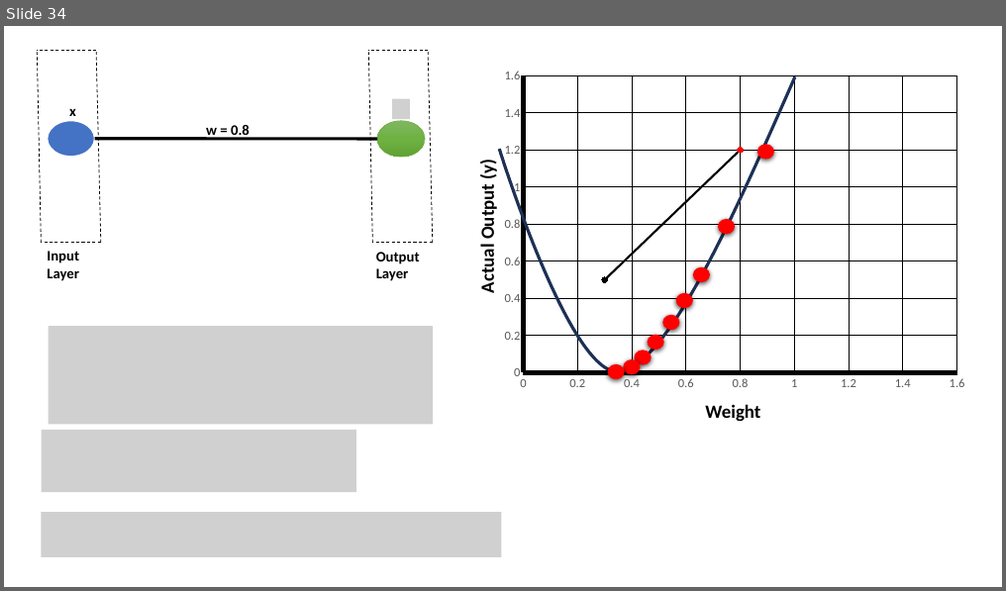
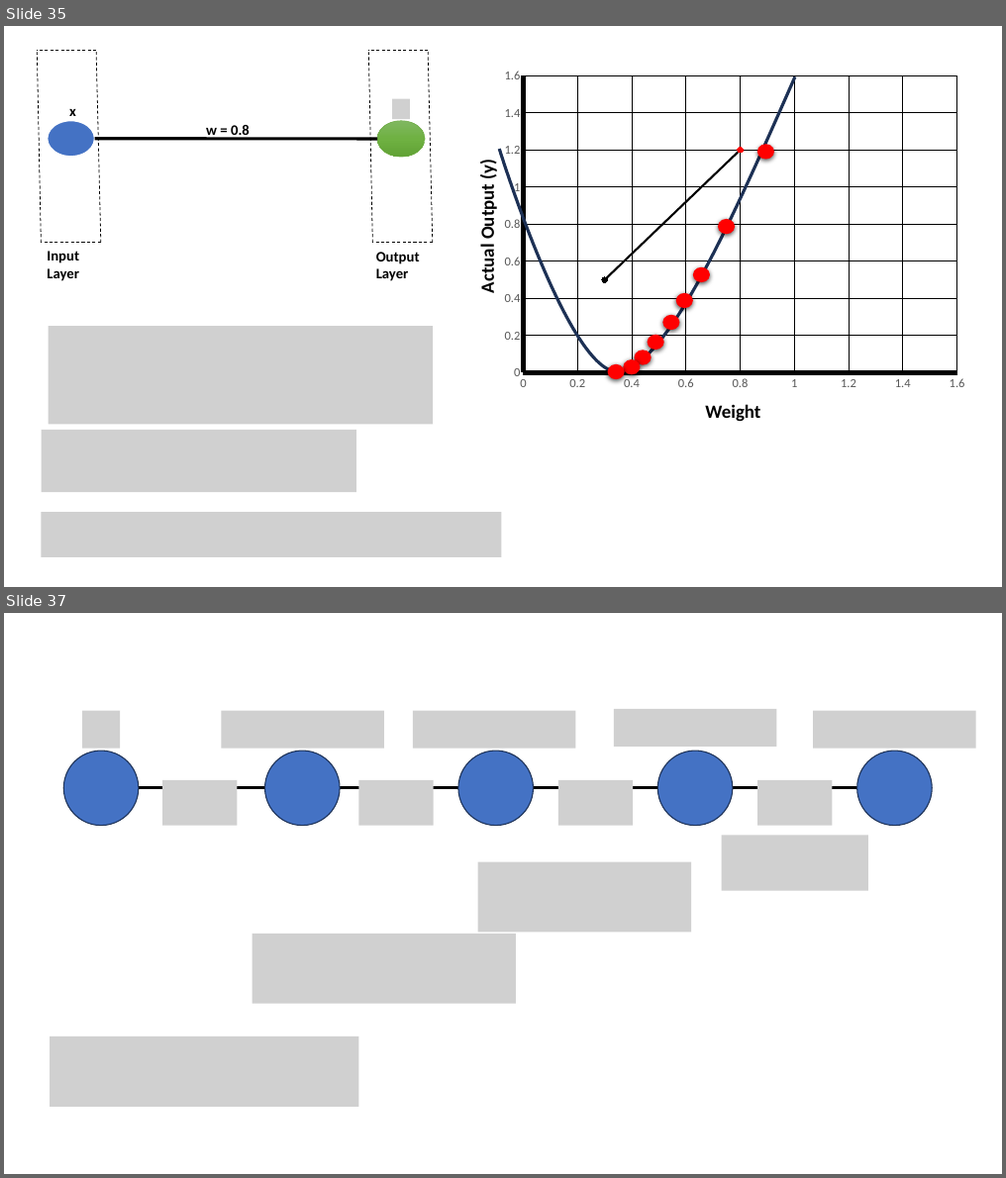
Before and after one commit to robitussin/CCINSYSL, a slide deck: 9 - Neural Networks/Introduction to Neural Networks.pptx. Shown one above the other, each under a label of ours: slide 34 before the commit, slides 35 and 37 after it; the slides between them are not shown. The pictures are 1006x591 and 1006x1178 pixels, drawn with LibreOffice and Linux fonts; fonts in the diff are those of the drawing; grey boxes stand for pictures. Boxes give left, top, right and bottom in pixels: in the first picture for what was removed or moved away, otherwise in the second. Text is boxed around its words. In the diff, an @@ line names an element or a change of style, - is before the commit and + after.

```diff
--- a/9 - Neural Networks/Introduction to Neural Networks.pptx
+++ b/9 - Neural Networks/Introduction to Neural Networks.pptx
@@ slide 37 added at bbox=[4, 613, 1002, 1174], background #FFFFFF @@
@@ picture added at bbox=[82, 710, 120, 748] @@
@@ picture added at bbox=[221, 710, 384, 748] @@
@@ picture added at bbox=[413, 710, 576, 748] @@
@@ picture added at bbox=[614, 709, 777, 747] @@
@@ picture added at bbox=[813, 710, 976, 748] @@
@@ ellipse added at bbox=[63, 751, 139, 826], fill #4472C4, outline #1E3256 1 pt @@
@@ ellipse added at bbox=[265, 751, 341, 826], fill #4472C4, outline #1E3256 1 pt @@
@@ ellipse added at bbox=[458, 751, 534, 826], fill #4472C4, outline #1E3256 1 pt @@
@@ ellipse added at bbox=[657, 751, 733, 826], fill #4472C4, outline #1E3256 1 pt @@
@@ ellipse added at bbox=[857, 751, 933, 826], fill #4472C4, outline #1E3256 1 pt @@
@@ line added from (139, 788) to (265, 788), #000000 3 pt @@
@@ picture added at bbox=[162, 780, 238, 826] @@
@@ line added from (341, 788) to (458, 788), #000000 3 pt @@
@@ picture added at bbox=[358, 780, 434, 826] @@
@@ line added from (534, 788) to (657, 788), #000000 3 pt @@
@@ picture added at bbox=[558, 780, 633, 826] @@
@@ line added from (733, 788) to (857, 788), #000000 3 pt @@
@@ picture added at bbox=[757, 780, 833, 826] @@
@@ picture added at bbox=[722, 836, 868, 891] @@
@@ picture added at bbox=[478, 862, 691, 933] @@
@@ picture added at bbox=[252, 934, 515, 1004] @@
@@ picture added at bbox=[50, 1037, 358, 1107] @@
@@ what was slide 34 is now slide 35 @@
```
Also in this commit, not shown: 5 slides changed, 2 other slides added, 1 slide removed.
